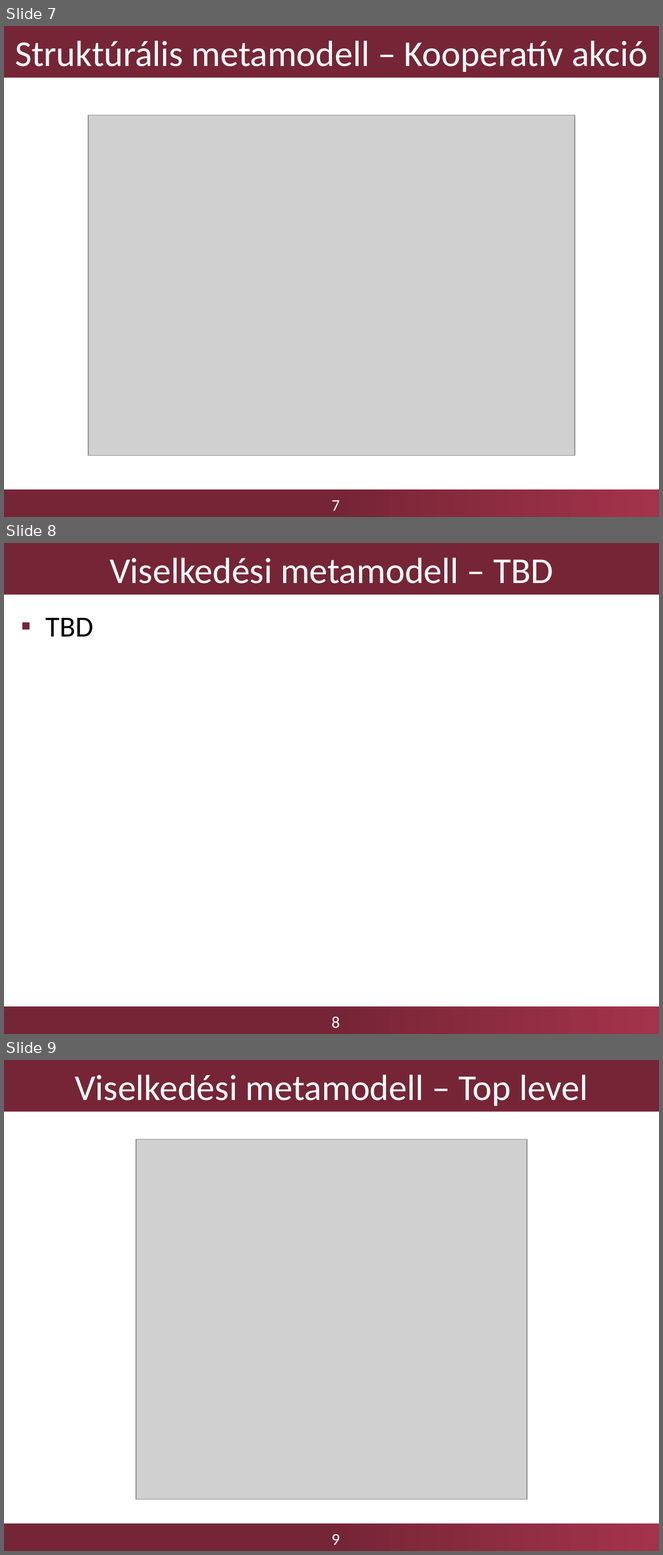
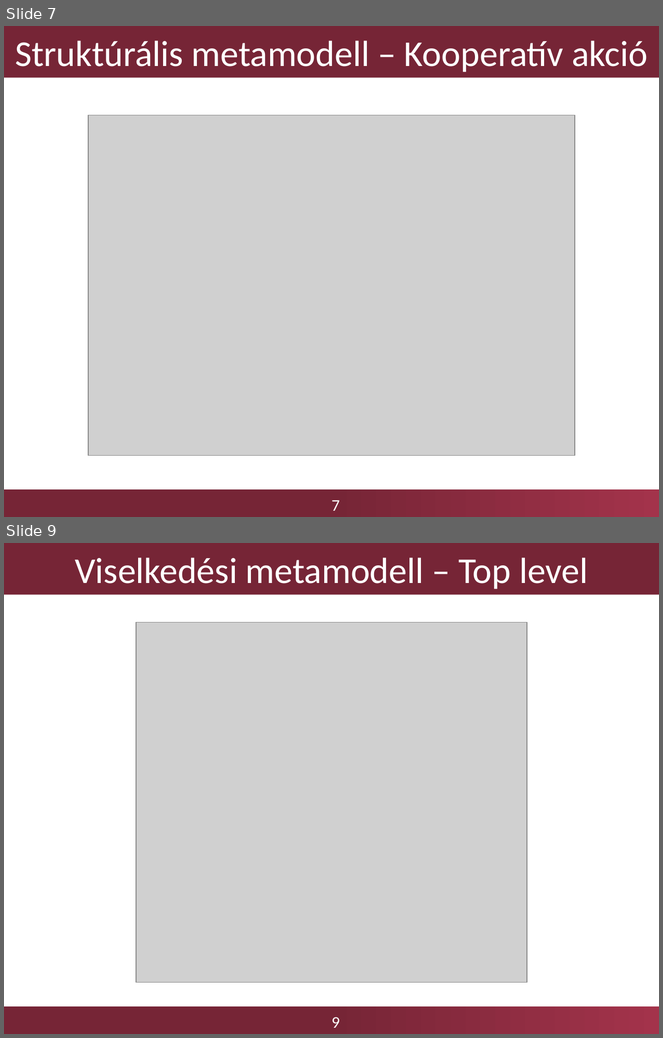
Before and after one commit to FTSRG-MDSD/MDSD-2016-kortargyalo, a slide deck: Presentations/01/mdsd1.pptx. Shown one above the other, each under a label of ours: slides 7, 8 and 9 before the commit, slides 7 and 9 after it; the slides between them are not shown. The pictures are 663x1555 and 663x1038 pixels, drawn with LibreOffice and Linux fonts; fonts in the diff are those of the drawing; grey boxes stand for pictures; background and template pictures are left out. Boxes give left, top, right and bottom in pixels: in the first picture for what was removed or moved away, otherwise in the second. Text is boxed around its words. In the diff, an @@ line names an element or a change of style, - is before the commit and + after.

```diff
--- a/Presentations/01/mdsd1.pptx
+++ b/Presentations/01/mdsd1.pptx
@@ slide 8 removed at box(4, 543, 659, 1034), background #FFFFFF; not listed: 2 template elements that a slide beside it also shows @@
@@ title removed at box(4, 543, 659, 595) @@
-Viselkedési metamodell – TBD
@@ text removed at box(46, 618, 93, 637) @@
-▪ TBD
```
Also in this commit, not shown: 4 slides added, 1 other slide removed, 18 other files.
